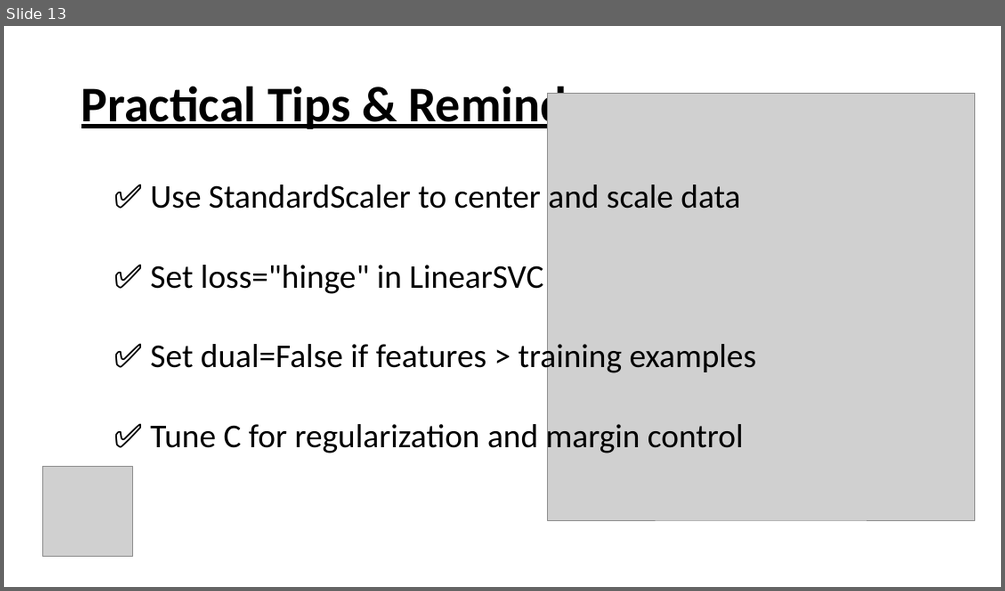
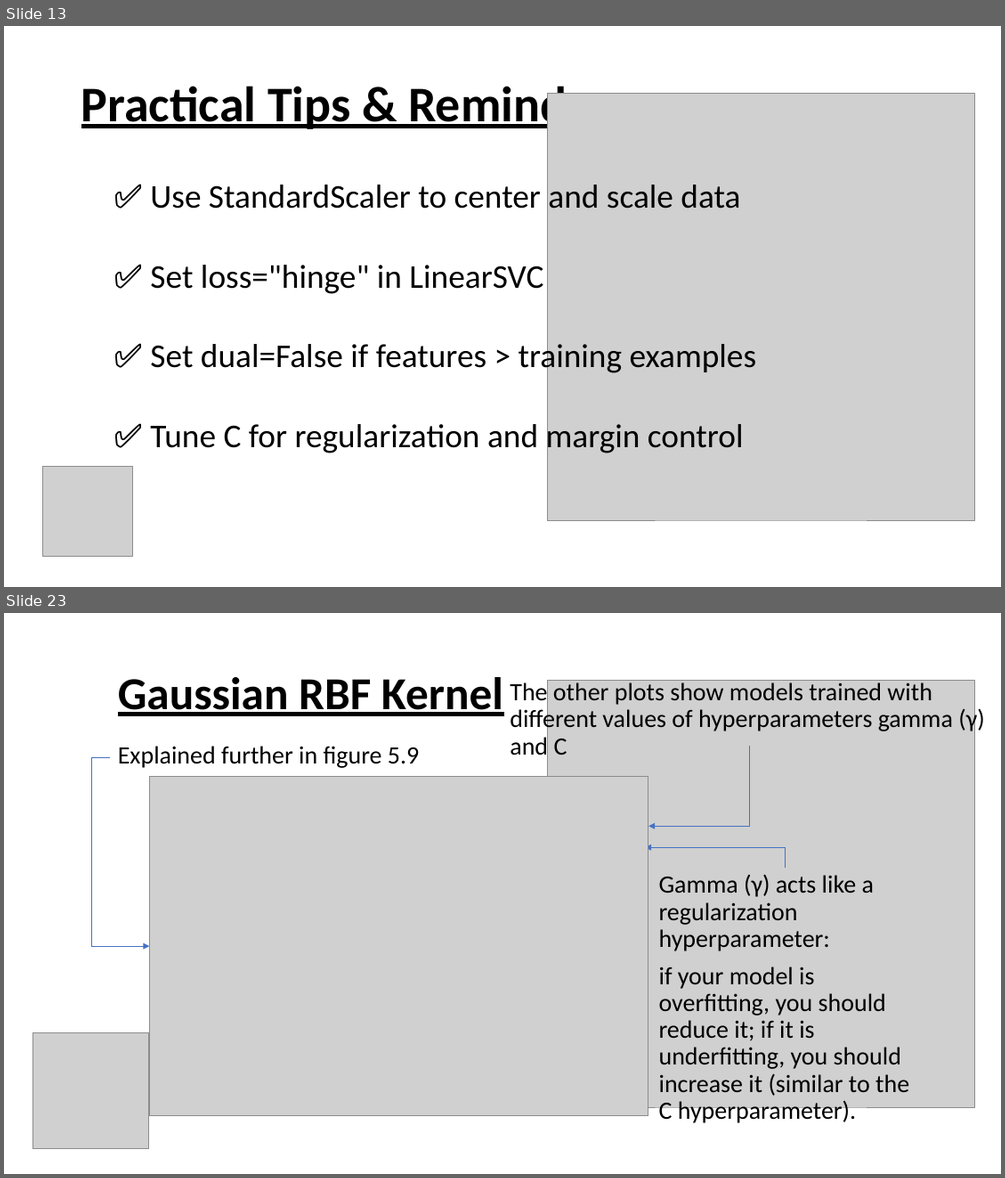
Before and after one commit to Mustafaahmed10/Machine-Learning-Slides-Chapter-5, a slide deck: Chapter 5.pptx. Shown one above the other, each under a label of ours: slide 13 before the commit, slides 13 and 23 after it; the slides between them are not shown. The pictures are 1005x591 and 1005x1178 pixels, drawn with LibreOffice and Linux fonts; fonts in the diff are those of the drawing; grey boxes stand for pictures. Boxes give left, top, right and bottom in pixels: in the first picture for what was removed or moved away, otherwise in the second. Text is boxed around its words. In the diff, an @@ line names an element or a change of style, - is before the commit and + after.

```diff
--- a/Chapter 5.pptx
+++ b/Chapter 5.pptx
@@ slide 23 added at bbox=[4, 613, 1001, 1174], background #FFFFFF @@
@@ title added at bbox=[118, 677, 503, 716], 44 pt, text #000000, bold, underline @@
+Gaussian RBF Kernel
@@ text added at bbox=[510, 680, 984, 760], 24 pt, text #000000 @@
+The other plots show models trained with different values of hyperparameters gamma (γ) and C
@@ picture added at bbox=[547, 680, 974, 1107] @@
@@ text added at bbox=[118, 746, 419, 768], 24 pt, text #000000 @@
+Explained further in figure 5.9
@@ elbow arrow added from (110, 758) to (149, 946), #4472C4 0.5 pt @@
@@ elbow arrow added from (749, 747) to (648, 826), #4472C4 0.5 pt @@
@@ picture added at bbox=[149, 776, 647, 1116] @@
@@ elbow arrow added from (785, 868) to (645, 847), #4472C4 0.5 pt @@
@@ text added at bbox=[659, 874, 909, 1125], 24 pt, text #000000 @@
+Gamma (γ) acts like a regularization hyperparameter:
+if your model is overfitting, you should reduce it; if it is underfitting, you should increase it (similar to the C hyperparameter).
@@ picture added at bbox=[32, 1032, 148, 1149] @@
```
Also in this commit, not shown: 3 slides changed, 16 other slides added, 3 slides removed.
